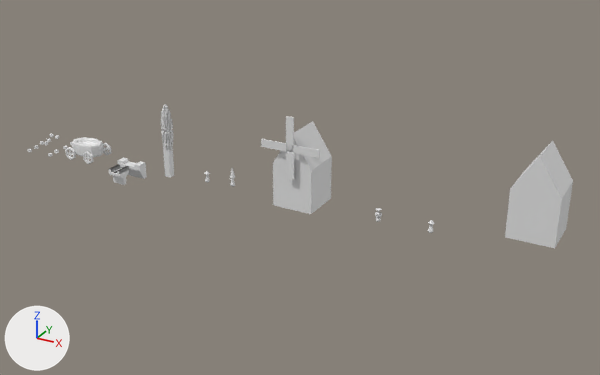
A saved change to the Blender file raw/props.blend.
Rendered twice from a 50 mm lens placed at (320.0, -404.0, 211.0), pointed at (95.0, 5.0, 7.0). Every picture has the same lights, and +X, +Y and +Z are marked at lower left.

Names of what the first picture shows: 'Cube.001', 'Cube.002', 'Cube.003', 'cart', 's_slot1', 's_slot5'.
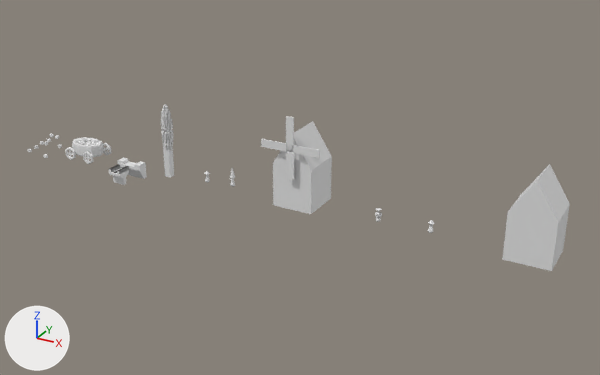
Location of each change, (x1, y1, x2, y2) in pixels of the pictures (600 x 375 px):
```json
{"object": "Cube.003", "change": "moved", "before": [505, 140, 573, 248], "after": [502, 164, 570, 271]}
{"object": "s_slot3", "change": "moved", "before": [54, 149, 59, 153], "after": [43, 154, 48, 158]}
{"object": "s_slot1", "change": "moved", "before": [63, 146, 68, 149], "after": [58, 144, 62, 148]}
{"object": "s_slot5", "change": "deleted", "before": [48, 153, 52, 157]}
```

The change, as JSON lines over the scene's bpy script:
```json
{"op": "set", "path": "ob_s_slot1.location", "old": "(-91.19, 0.0, 0.0)", "new": "(-96.45, 0.0, 0.0)"}
{"op": "set", "path": "ob_s_slot2.location", "old": "(-92.41, 8.244, 0.0)", "new": "(-92.41, 17.57, 0.0)"}
{"op": "set", "path": "ob_s_slot3.location", "old": "(-91.34, -8.686, 0.0)", "new": "(-91.34, -19.25, 0.0)"}
{"op": "remove", "block": "ob_s_slot5", "code": ["ob_s_slot5 = bpy.data.objects.new('s_slot5', me_cube_016)", "ob_s_slot5.parent = ob_cart_1", "ob_s_slot5.matrix_parent_inverse = Matrix(((1.0, 0.0, 0.0, 70.0), (0.0, 1.0, 0.0, 0.0), (0.0, 0.0, 1.0, 0.0), (0.0, 0.0, 0.0, 1.0)))", "ob_s_slot5.location = (-90.61, -15.62, 0.0)"]}
{"op": "set", "path": "ob_cube_003.location", "old": "(240.0, 0.0, 25.8)", "new": "(240.0, 0.0, 12.6)"}
```
